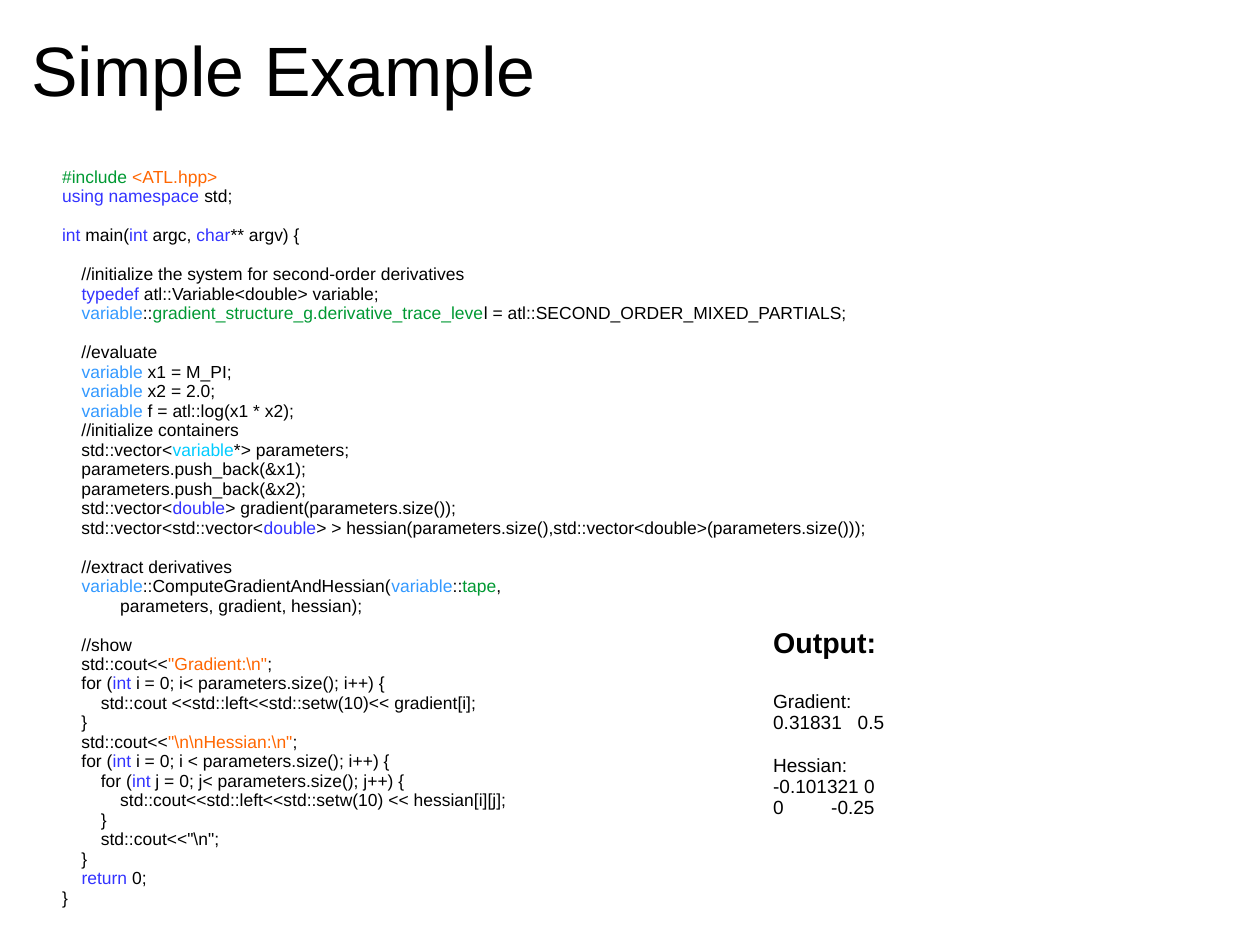
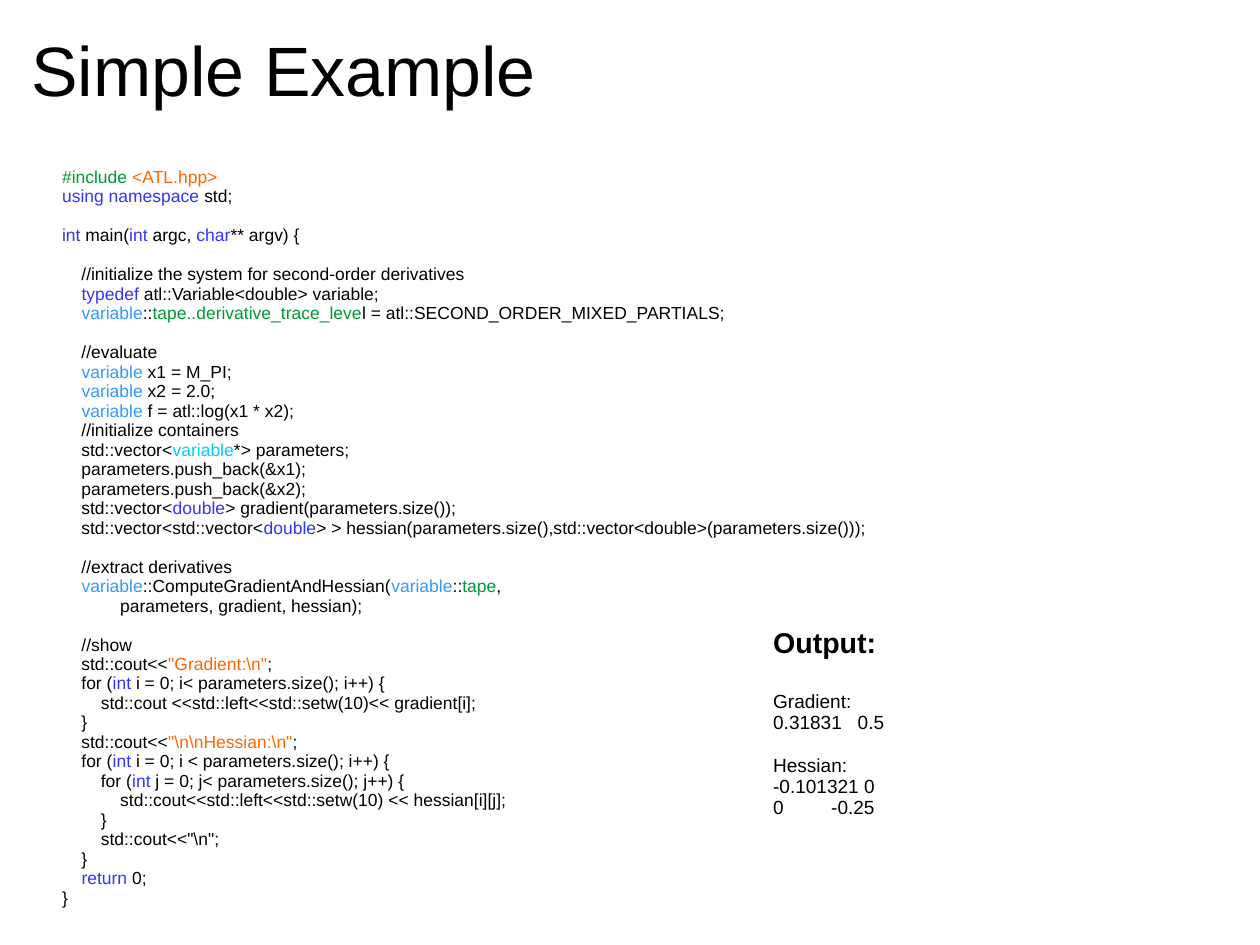
Before and after one commit to msupernaw/ATL, a slide deck: slide 35 of docs/ATL_ICES.pptx. Drawn at 1260x945 pixels with LibreOffice and Linux fonts; fonts in the diff are those of the drawing; background and template pictures are left out. Boxes give left, top, right and bottom in pixels: in the first picture for what was removed or moved away, otherwise in the second. Text is boxed around its words. In the diff, an @@ line names an element or a change of style, - is before the commit and + after.

```diff
--- a/docs/ATL_ICES.pptx
+++ b/docs/ATL_ICES.pptx
@@ text at box(82, 306, 725, 323): text changed; text colour #009933 to #000000 @@
-variable::gradient_structure_g.derivative_trace_level = atl::SECOND_ORDER_MIXED_PARTIALS;
+variable::tape..derivative_trace_level = atl::SECOND_ORDER_MIXED_PARTIALS;
```
Also in this commit, not shown: 3 other slides changed, 1 slide removed.
